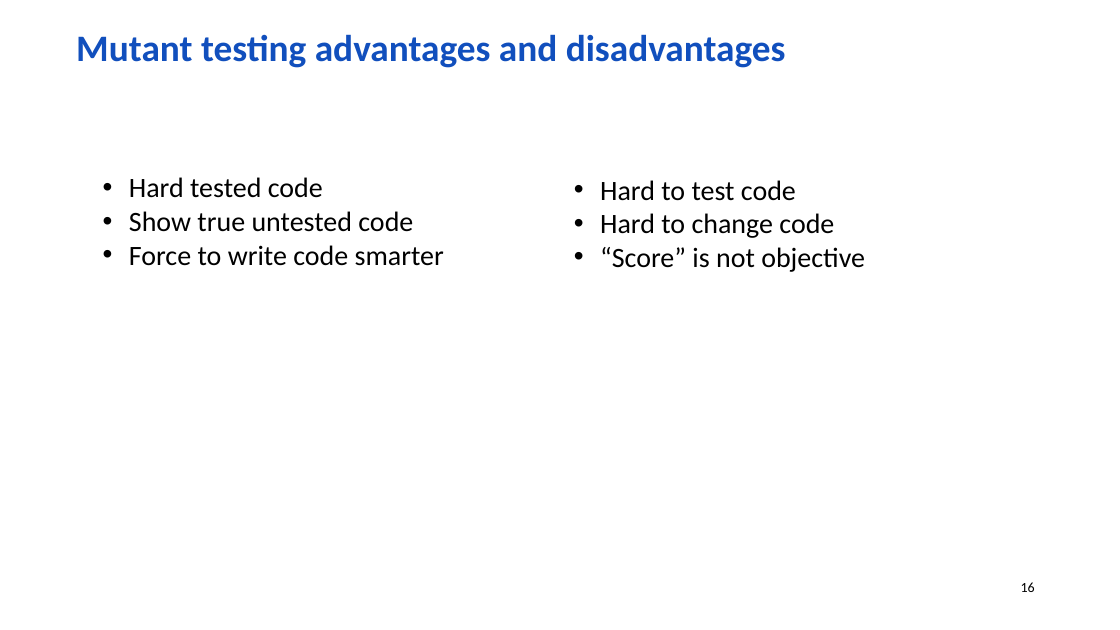
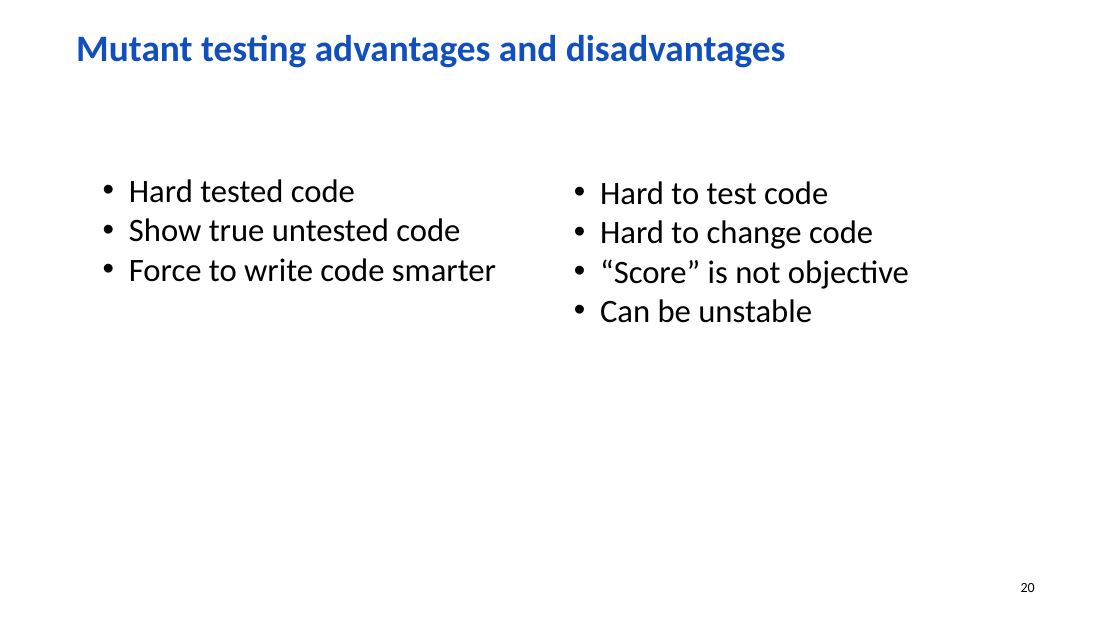
Before and after one commit to wolf-off/Stryker-demo, a slide deck: slide 20 of Mutation.pptx (slide 16 before the commit). Drawn at 1120x630 pixels with LibreOffice and Linux fonts; fonts in the diff are those of the drawing; background and template pictures are left out. Boxes give left, top, right and bottom in pixels: in the first picture for what was removed or moved away, otherwise in the second. Text is boxed around its words. In the diff, an @@ line names an element or a change of style, - is before the commit and + after.

```diff
--- a/Mutation.pptx
+++ b/Mutation.pptx
@@ text "Hard tested code" at [129,179,496,282]: size 24 to 28 pt @@
@@ text at [600,181,909,289]: size 24 to 28 pt in "Hard to test code", "Hard to change code", "“Score” is not objective" @@
@@ text at [600,299,812,323]: paragraph added @@
+• Can be unstable
@@ page number at [1021,583,1035,592]: text changed @@
-16
+20
```
Also in this commit, not shown: 10 other slides changed, 5 slides added, 1 other file.
